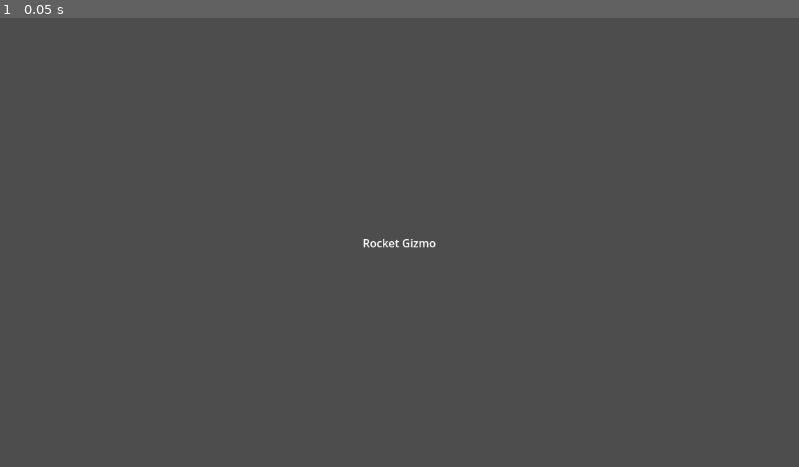
Above: before the commit, frame 1.
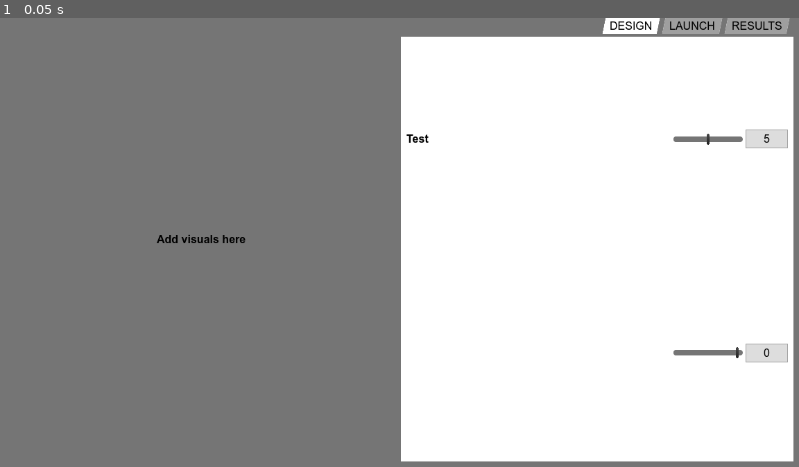
Above: after the commit, the same moment.

Repository: eweisenberg/RocketGizmo
Game: Godot game, scene res://main.tscn
The game is run twice, just before and just after one commit, with the same random seed, the same clock (stepped at 60 frames per second) and the same inputs. The project has no main scene, so this scene is started directly.
Inputs:
- Up to frame 1 (0.05 s): no input

The runs differ from the first frame. In frame 1, 100% of the frame differs, in the area x 0-100%, y 0-100%.

Commit message:
Add files via upload

Diff:
--- a/Rocket Gizmo/main.tscn
+++ b/Rocket Gizmo/main.tscn
@@ -1,24 +1,135 @@
-[gd_scene format=3 uid="uid://c7mu7ptklptdy"]
+[gd_scene load_steps=3 format=3 uid="uid://c7mu7ptklptdy"]
 
-[node name="Control" type="Control"]
+[ext_resource type="PackedScene" uid="uid://dd5u4u5skqu14" path="res://ui/slider.tscn" id="1_ephah"]
+[ext_resource type="Theme" uid="uid://hrh7luenxm4q" path="res://ui/ui_theme.tres" id="1_tphsw"]
+
+[node name="Main" type="Control"]
 layout_mode = 3
 anchors_preset = 15
 anchor_right = 1.0
 anchor_bottom = 1.0
 grow_horizontal = 2
 grow_vertical = 2
+theme = ExtResource("1_tphsw")
 
-[node name="Label" type="Label" parent="."]
+[node name="Background" type="ColorRect" parent="."]
 layout_mode = 1
-anchors_preset = 8
-anchor_left = 0.5
-anchor_top = 0.5
-anchor_right = 0.5
-anchor_bottom = 0.5
-offset_left = -53.0
-offset_top = -11.5
-offset_right = 53.0
-offset_bottom = 11.5
+anchors_preset = 15
+anchor_right = 1.0
+anchor_bottom = 1.0
 grow_horizontal = 2
 grow_vertical = 2
-text = "Rocket Gizmo"
+color = Color(0.458824, 0.458824, 0.458824, 1)
+
+[node name="MarginContainer" type="MarginContainer" parent="."]
+layout_mode = 1
+anchors_preset = 15
+anchor_right = 1.0
+anchor_bottom = 1.0
+grow_horizontal = 2
+grow_vertical = 2
+
+[node name="HBoxContainer" type="HBoxContainer" parent="MarginContainer"]
+layout_mode = 2
+alignment = 1
+
+[node name="Label" type="Label" parent="MarginContainer/HBoxContainer"]
+_import_path = NodePath("")
+unique_name_in_owner = false
+process_mode = 0
+process_priority = 0
+process_physics_priority = 0
+process_thread_group = 0
+editor_description = ""
+visible = true
+modulate = Color(1, 1, 1, 1)
+self_modulate = Color(1, 1, 1, 1)
+show_behind_parent = false
+top_level = false
+clip_children = 0
+light_mask = 1
+visibility_layer = 1
+z_index = 0
+z_as_relative = true
+y_sort_enabled = false
+texture_filter = 0
+texture_repeat = 0
+material = null
+use_parent_material = false
+clip_contents = false
+custom_minimum_size = Vector2(0, 0)
+layout_direction = 0
+layout_mode = 2
+size_flags_horizontal = 3
+size_flags_vertical = 4
+size_flags_stretch_ratio = 1.0
+auto_translate = true
+localize_numeral_system = true
+tooltip_text = ""
+focus_neighbor_left = NodePath("")
+focus_neighbor_top = NodePath("")
+focus_neighbor_right = NodePath("")
+focus_neighbor_bottom = NodePath("")
+focus_next = NodePath("")
+focus_previous = NodePath("")
+focus_mode = 0
+mouse_filter = 2
+mouse_force_pass_scroll_events = true
+mouse_default_cursor_shape = 0
+theme = null
+theme_type_variation = &""
+text = "Add visuals here"
+label_settings = null
+horizontal_alignment = 1
+vertical_alignment = 0
+autowrap_mode = 0
+justification_flags = 163
+clip_text = false
+text_overrun_behavior = 0
+uppercase = false
+tab_stops = PackedFloat32Array()
+lines_skipped = 0
+max_lines_visible = -1
+visible_characters = -1
+visible_characters_behavior = 0
+visible_ratio = 1.0
+text_direction = 0
+language = ""
+structured_text_bidi_override = 0
+structured_text_bidi_override_options = []
+script = null
+
+[node name="TabContainer" type="TabContainer" parent="MarginContainer/HBoxContainer"]
+layout_mode = 2
+size_flags_horizontal = 3
+tab_alignment = 2
+clip_tabs = false
+
+[node name="DESIGN" type="TabBar" parent="MarginContainer/HBoxContainer/TabContainer"]
+layout_mode = 2
+
+[node name="VBoxContainer" type="VBoxContainer" parent="MarginContainer/HBoxContainer/TabContainer/DESIGN"]
+layout_mode = 1
+anchors_preset = 15
+anchor_right = 1.0
+anchor_bottom = 1.0
+grow_horizontal = 2
+grow_vertical = 2
+
+[node name="Slider" parent="MarginContainer/HBoxContainer/TabContainer/DESIGN/VBoxContainer" instance=ExtResource("1_ephah")]
+layout_mode = 2
+text = "Test"
+max_value = 10
+step = 1
+default_value = 5
+
+[node name="Slider2" parent="MarginContainer/HBoxContainer/TabContainer/DESIGN/VBoxContainer" instance=ExtResource("1_ephah")]
+layout_mode = 2
+
+[node name="LAUNCH" type="TabBar" parent="MarginContainer/HBoxContainer/TabContainer"]
+visible = false
+layout_mode = 2
+
+[node name="RESULTS" type="TabBar" parent="MarginContainer/HBoxContainer/TabContainer"]
+visible = false
+layout_mode = 2
--- /dev/null
+++ b/Rocket Gizmo/ui/slider.gd
@@ -0,0 +1,23 @@
+class_name GizmoSlider
+extends MarginContainer
+
+@export var text: String
+@export var min_value: int
+@export var max_value: int
+@export var step: int
+@export var default_value: int
+
+@onready var label = $Label
+@onready var slider = $HBoxContainer/HSlider
+@onready var line_edit = $HBoxContainer/LineEdit
+
+func _ready() -> void:
+	label.text = text
+	slider.min_value = min_value
+	slider.max_value = max_value
+	slider.step = step
+	slider.value = default_value
+	line_edit.text = str(default_value)
+
+func _on_slider_value_changed(value: float) -> void:
+	line_edit.text = str(value)
--- /dev/null
+++ b/Rocket Gizmo/ui/slider.tscn
@@ -0,0 +1,98 @@
+[gd_scene load_steps=2 format=3 uid="uid://dd5u4u5skqu14"]
+
+[ext_resource type="Script" path="res://ui/slider.gd" id="1_kwsc5"]
+
+[node name="Slider" type="MarginContainer"]
+anchors_preset = 14
+anchor_top = 0.5
+anchor_right = 1.0
+anchor_bottom = 0.5
+grow_horizontal = 2
+grow_vertical = 2
+size_flags_vertical = 3
+script = ExtResource("1_kwsc5")
+
+[node name="Label" type="Label" parent="."]
+_import_path = NodePath("")
+unique_name_in_owner = false
+process_mode = 0
+process_priority = 0
+process_physics_priority = 0
+process_thread_group = 0
+editor_description = ""
+visible = true
+modulate = Color(1, 1, 1, 1)
+self_modulate = Color(1, 1, 1, 1)
+show_behind_parent = false
+top_level = false
+clip_children = 0
+light_mask = 1
+visibility_layer = 1
+z_index = 0
+z_as_relative = true
+y_sort_enabled = false
+texture_filter = 0
+texture_repeat = 0
+material = null
+use_parent_material = false
+clip_contents = false
+custom_minimum_size = Vector2(0, 0)
+layout_direction = 0
+layout_mode = 2
+size_flags_horizontal = 1
+size_flags_vertical = 4
+size_flags_stretch_ratio = 1.0
+auto_translate = true
+localize_numeral_system = true
+tooltip_text = ""
+focus_neighbor_left = NodePath("")
+focus_neighbor_top = NodePath("")
+focus_neighbor_right = NodePath("")
+focus_neighbor_bottom = NodePath("")
+focus_next = NodePath("")
+focus_previous = NodePath("")
+focus_mode = 0
+mouse_filter = 2
+mouse_force_pass_scroll_events = true
+mouse_default_cursor_shape = 0
+theme = null
+theme_type_variation = &""
+text = "Label"
+label_settings = null
+horizontal_alignment = 0
+vertical_alignment = 0
+autowrap_mode = 0
+justification_flags = 163
+clip_text = false
+text_overrun_behavior = 0
+uppercase = false
+tab_stops = PackedFloat32Array()
+lines_skipped = 0
+max_lines_visible = -1
+visible_characters = -1
+visible_characters_behavior = 0
+visible_ratio = 1.0
+text_direction = 0
+language = ""
+structured_text_bidi_override = 0
+structured_text_bidi_override_options = []
+script = null
+
+[node name="HBoxContainer" type="HBoxContainer" parent="."]
+layout_mode = 2
+size_flags_horizontal = 8
+
+[node name="HSlider" type="HSlider" parent="HBoxContainer"]
+custom_minimum_size = Vector2(100, 0)
+layout_mode = 2
+size_flags_vertical = 1
+
+[node name="LineEdit" type="LineEdit" parent="HBoxContainer"]
+layout_mode = 2
+size_flags_vertical = 4
+alignment = 1
+context_menu_enabled = false
+virtual_keyboard_type = 2
+caret_blink = true
+
+[connection signal="value_changed" from="HBoxContainer/HSlider" to="." method="_on_slider_value_changed"]
--- /dev/null
+++ b/Rocket Gizmo/ui/ui_theme.tres
@@ -0,0 +1,74 @@
+[gd_resource type="Theme" load_steps=11 format=3 uid="uid://hrh7luenxm4q"]
+
+[ext_resource type="FontFile" uid="uid://dnryf1ihahifu" path="res://ui/ARIALBD.TTF" id="1_wc3x1"]
+[ext_resource type="Texture2D" uid="uid://bg81typ3j0vi3" path="res://ui/slider_grabber.png" id="1_xmaos"]
+[ext_resource type="FontFile" uid="uid://cbo5x2q8crrnk" path="res://ui/ARIAL.TTF" id="2_5iprw"]
+
+[sub_resource type="StyleBoxFlat" id="StyleBoxFlat_7ac0a"]
+bg_color = Color(0.458824, 0.458824, 0.458824, 1)
+corner_radius_top_left = 4
+corner_radius_bottom_left = 4
+
+[sub_resource type="StyleBoxEmpty" id="StyleBoxEmpty_onccv"]
+
+[sub_resource type="StyleBoxFlat" id="StyleBoxFlat_6ihuv"]
+bg_color = Color(0.866667, 0.866667, 0.866667, 1)
+border_width_left = 1
+border_width_top = 1
+border_width_right = 1
+border_width_bottom = 1
+border_color = Color(0.635294, 0.635294, 0.635294, 1)
+
+[sub_resource type="StyleBoxFlat" id="StyleBoxFlat_smg0s"]
+bg_color = Color(1, 1, 1, 1)
+
+[sub_resource type="StyleBoxEmpty" id="StyleBoxEmpty_3dnrq"]
+
+[sub_resource type="StyleBoxFlat" id="StyleBoxFlat_82rfe"]
+bg_color = Color(0.623529, 0.623529, 0.623529, 1)
+skew = Vector2(0.2, 0)
+border_width_left = 16
+border_width_right = 8
+border_width_bottom = 4
+border_color = Color(1, 1, 1, 0)
+expand_margin_left = 8.0
+expand_margin_right = 8.0
+
+[sub_resource type="StyleBoxFlat" id="StyleBoxFlat_4lsu8"]
+bg_color = Color(1, 1, 1, 1)
+skew = Vector2(0.2, 0)
+border_width_left = 16
+border_width_right = 8
+border_width_bottom = 4
+border_color = Color(1, 1, 1, 0)
+expand_margin_left = 8.0
+expand_margin_right = 8.0
+
+[resource]
+HSlider/icons/grabber = ExtResource("1_xmaos")
+HSlider/icons/grabber_highlight = ExtResource("1_xmaos")
+HSlider/styles/grabber_area = SubResource("StyleBoxFlat_7ac0a")
+HSlider/styles/grabber_area_highlight = SubResource("StyleBoxEmpty_onccv")
+Label/colors/font_color = Color(0, 0, 0, 1)
+Label/fonts/font = ExtResource("1_wc3x1")
+LineEdit/colors/caret_color = Color(0, 0, 0, 1)
+LineEdit/colors/font_color = Color(0, 0, 0, 1)
+LineEdit/colors/font_selected_color = Color(0, 0, 0, 1)
+LineEdit/fonts/font = ExtResource("2_5iprw")
+LineEdit/styles/focus = SubResource("StyleBoxFlat_6ihuv")
+LineEdit/styles/normal = SubResource("StyleBoxFlat_6ihuv")
+MarginContainer/constants/margin_bottom = 8
+MarginContainer/constants/margin_left = 8
+MarginContainer/constants/margin_right = 8
+MarginContainer/constants/margin_top = 0
+TabContainer/colors/font_hovered_color = Color(0, 0, 0, 1)
+TabContainer/colors/font_outline_color = Color(0, 0, 0, 1)
+TabContainer/colors/font_selected_color = Color(0, 0, 0, 1)
+TabContainer/colors/font_unselected_color = Color(0, 0, 0, 1)
+TabContainer/font_sizes/font_size = 16
+TabContainer/fonts/font = ExtResource("2_5iprw")
+TabContainer/styles/panel = SubResource("StyleBoxFlat_smg0s")
+TabContainer/styles/tab_focus = SubResource("StyleBoxEmpty_3dnrq")
+TabContainer/styles/tab_hovered = SubResource("StyleBoxFlat_82rfe")
+TabContainer/styles/tab_selected = SubResource("StyleBoxFlat_4lsu8")
+TabContainer/styles/tab_unselected = SubResource("StyleBoxFlat_82rfe")
Binary file added: Rocket Gizmo/ui/ARIAL.TTF
Not shown, added: Rocket Gizmo/ui/ARIAL.TTF.import
Binary file added: Rocket Gizmo/ui/ARIALBD.TTF
Not shown, added: Rocket Gizmo/ui/ARIALBD.TTF.import
Binary file added: Rocket Gizmo/ui/slider_grabber.png
Not shown, added: Rocket Gizmo/ui/slider_grabber.png.import
